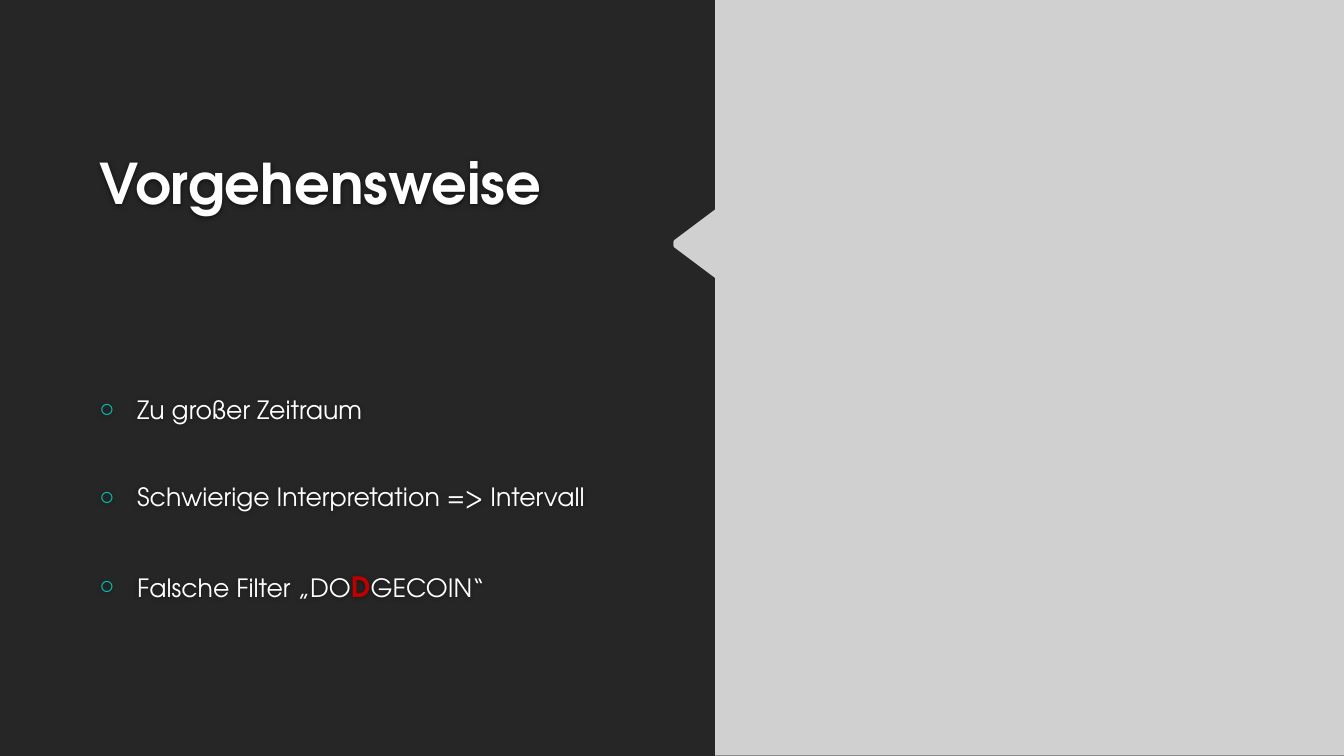
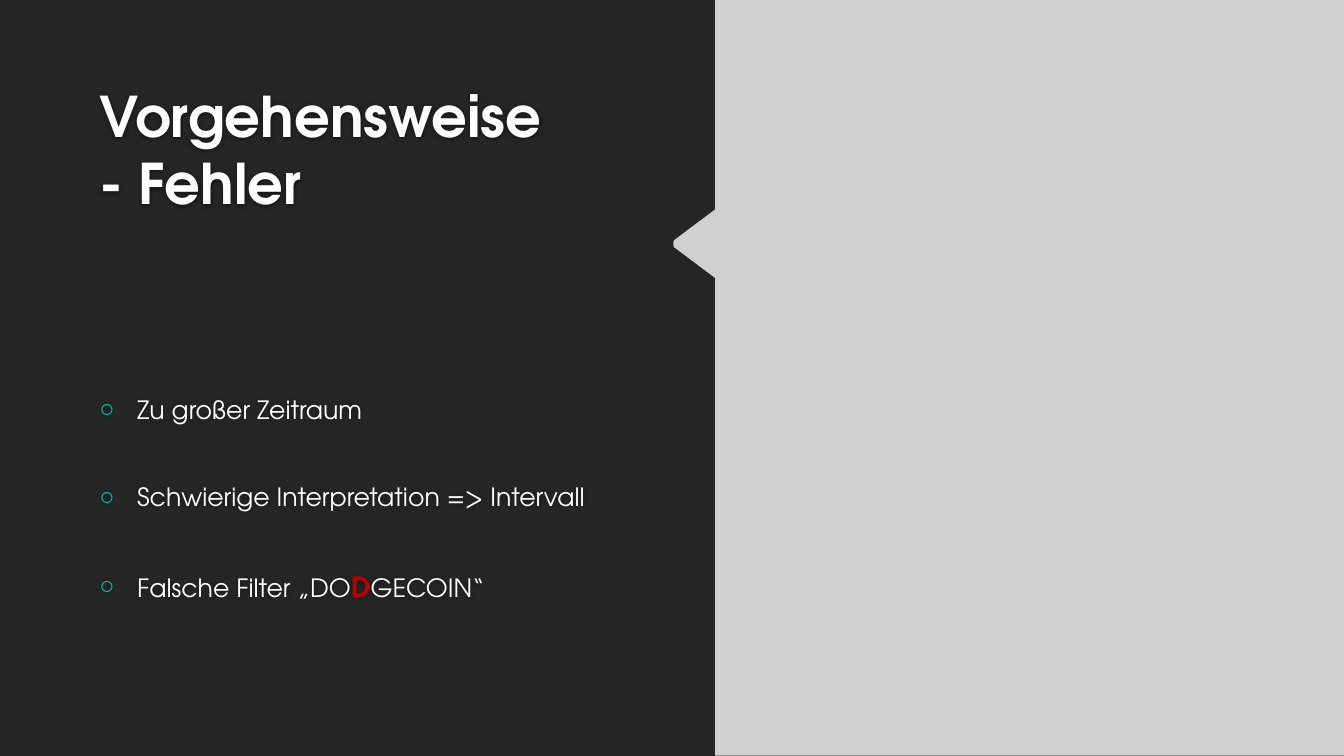
Before and after one commit to alphaname007/BigDataBandits, a slide deck: slide 8 of Presentation.pptx. Drawn at 1344x756 pixels with LibreOffice and Linux fonts; fonts in the diff are those of the drawing; grey boxes stand for pictures; background and template pictures are left out. Boxes give left, top, right and bottom in pixels: in the first picture for what was removed or moved away, otherwise in the second. Text is boxed around its words. In the diff, an @@ line names an element or a change of style, - is before the commit and + after.

```diff
--- a/Presentation.pptx
+++ b/Presentation.pptx
@@ title at (x1=99, y1=94, x2=541, y2=205): text changed @@
-Vorgehensweise
+Vorgehensweise
+- Fehler
```
Also in this commit, not shown: 2 other slides changed.
